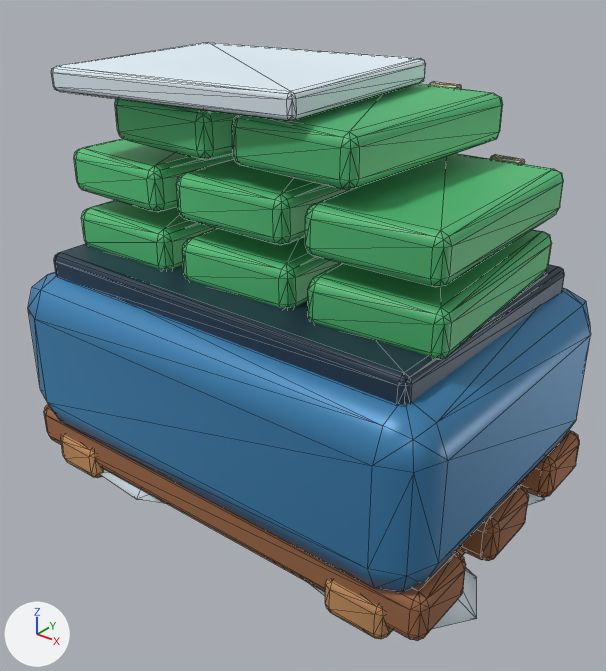
What one commit did to the glTF model HavenlineGodot/assets/stations_v2/money_stack.glb.
Before and after are seen from a 50 mm camera at (1.208, -1.514, 1.361) aimed at (0.025, -0.035, 0.444). Arrows for +X, +Y and +Z are at lower left; the lights stay in place. The picture after the commit comes second. Mesh edges are drawn as thin lines. Vertices at exactly the same position are counted once.

Before the edit, the objects in view are built like this:
```python
me_money_stack = bpy.data.meshes.new('money_stack')
me_money_stack.from_pydata(...)  # 1587 vertices, 3039 faces; spans x -0.66..0.657, y -0.44..0.488, z -0.01..1.091
# faces by material slot: [387, 324, 216, 108, 108, 864, 864, 168]
me_money_stack.materials.append(mat_hl_snow)
me_money_stack.materials.append(mat_hl_wood)
me_money_stack.materials.append(mat_hl_wood_light)
me_money_stack.materials.append(mat_hl_blue)
me_money_stack.materials.append(mat_hl_dark)
me_money_stack.materials.append(mat_hl_green)
me_money_stack.materials.append(mat_hl_cream)
me_money_stack.materials.append(mat_hl_yellow)
ob_money_stack = bpy.data.objects.new('money_stack', me_money_stack)
ob_money_stack.location = (0.0, 0.0, 0.0)
```
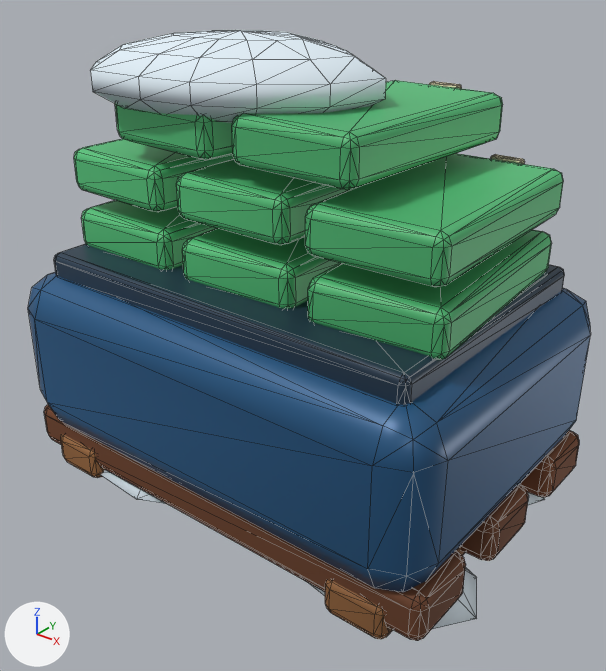
Where the change shows, as pixel boxes (x1, y1, x2, y2) in the pictures (606 x 671 px):
'money_stack', reshaped
    before: (28, 42, 590, 641)
    after: (28, 30, 590, 641)
part 1 of me_money_stack, rebuilt (21% narrower, 18% taller)
    before: (51, 42, 426, 121)
    after: (90, 30, 386, 123)
part 2 of me_money_stack, recoloured (darker)
    both: (28, 272, 590, 641)

The edits, one by one:
me_money_stack is used by ob_money_stack; location (0.0, 0.0, 0.0).
me_money_stack had 1587 vertices, 3039 faces and spanned x -0.66..0.657, y -0.44..0.488, z -0.01..1.091.
me_money_stack now has 2069 vertices, 3899 faces and spans x -0.66..0.657, y -0.44..0.488, z -0.01..1.155.
me_money_stack part 1: the loose piece of 56 vertices spanning x -0.49..0.21, y -0.349..0.249, z 1.029..1.091 is rebuilt with 86 vertices and now spans x -0.457..0.23, y -0.315..0.249, z 0.965..1.155.
me_money_stack part 2: 648 kept faces spanning x -0.616..0.616, y -0.44..0.44, z 0.025..0.58 get new vertex colours.
Other edits to the shape of me_money_stack do not show in these pictures.
